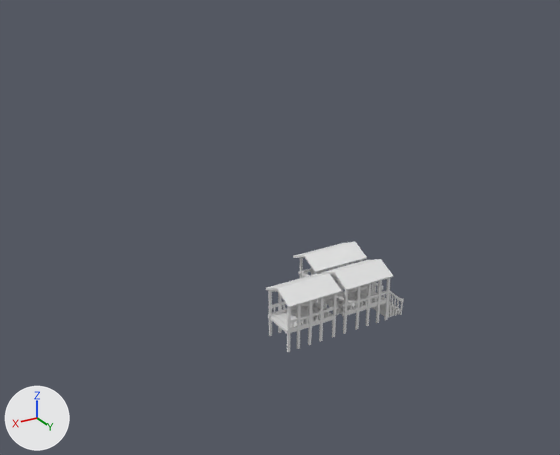
Before and after pictures for a commit that changed the Blender file Hope Was Here/Assets/blender_models/build-1.blend.
Before and after are seen from a camera (50 mm lens) standing at (83.4, 112.3, 74.0) and looking at (27.1, 18.5, 27.1). The lights are fixed; the arrows at lower left show +X, +Y and +Z.

Names of what the first picture shows: 'meshU3D.002', 'meshU3D.003', 'meshU3D.004'.
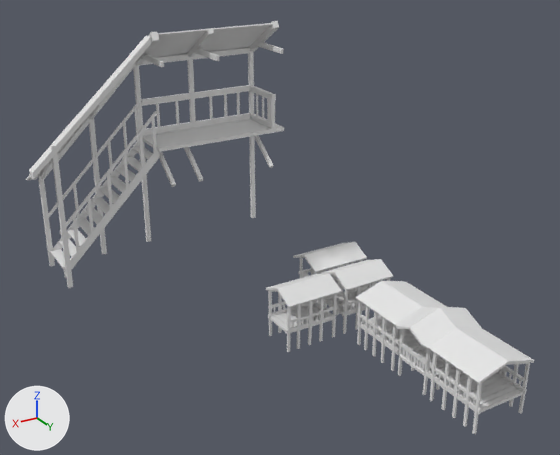
Location of each change, [x1, y1, x2, y2] in pixels of the pictures (560 x 455 px):
'woodPlanks', added: after [26, 21, 284, 288]
    faces in mat_woodplanks_007 (white #e7e7e7): [26, 21, 284, 288]
    faces in mat_roof_01_009 (white #e7e7e7): [149, 23, 272, 57]
'meshU3D.005', added: after [424, 328, 535, 434]
'meshU3D.006', added: after [355, 281, 447, 371]
'meshU3D.001', added: after [396, 307, 481, 395]

What changed in the scene script:
```text
Add mat_woodplanks_007:
    mat_woodplanks_007 = principled_material('woodPlanks.007')
    mat_woodplanks_007.base_color = (0.8, 0.8, 0.8)  # white #e7e7e7
Add mat_roof_01_009:
    mat_roof_01_009 = principled_material('roof_01.009')
    mat_roof_01_009.base_color = (0.8, 0.8, 0.8)  # white #e7e7e7
Add me_geomu3d_005:
    me_geomu3d_005.from_pydata(...)  # 268 vertices, 164 faces; spans x -10.56..0.91, y 0.0..11.28, z -5.7..0.0
Add me_geomu3d_004:
    me_geomu3d_004.from_pydata(...)  # 276 vertices, 169 faces; spans x -9.48..2.69, y -0.08..11.21, z -5.69..0.0
Add me_geomu3d_003:
    me_geomu3d_003.from_pydata(...)  # 406 vertices, 267 faces; spans x -5.63..9.27, y -0.08..12.98, z -4.02..0.0
Add me_woodplanks_007:
    me_woodplanks_007.from_pydata(...)  # 528 vertices, 808 faces; spans x -2.54..2.47, y -0.07..4.21, z 1.62..2.91
    # faces by material slot: [748, 60]
    me_woodplanks_007.materials.append(mat_woodplanks_007)  # white #e7e7e7
    me_woodplanks_007.materials.append(mat_roof_01_009)  # white #e7e7e7
Add ob_meshu3d_006:
    ob_meshu3d_006 = bpy.data.objects.new('meshU3D.006', me_geomu3d_005)
    ob_meshu3d_006.location = (4.8, 26.7, -0.1)
    ob_meshu3d_006.rotation_euler = (1.571, 0.0, 7.854)  # degrees (90, 0, 90)
    _m = ob_meshu3d_006.modifiers.new('Mirror', 'MIRROR')
    _m.use_axis = (False, False, True)
    _m.use_clip = True
Add ob_meshu3d_005:
    ob_meshu3d_005 = bpy.data.objects.new('meshU3D.005', me_geomu3d_004)
    ob_meshu3d_005.location = (4.8, 37.0, 0.0)
    ob_meshu3d_005.rotation_euler = (1.571, 0.0, 4.712)  # degrees (90, 0, 270)
    _m = ob_meshu3d_005.modifiers.new('Mirror', 'MIRROR')
    _m.use_axis = (False, False, True)
    _m.use_clip = True
Add ob_meshu3d_001:
    ob_meshu3d_001 = bpy.data.objects.new('meshU3D.001', me_geomu3d_003)
    ob_meshu3d_001.location = (1.7, 31.4, 0.0)
    ob_meshu3d_001.rotation_euler = (1.571, 0.0, 0.0)  # degrees (90, 0, 0)
    _m = ob_meshu3d_001.modifiers.new('Mirror', 'MIRROR')
    _m.use_axis = (False, False, True)
    _m.use_clip = True
Add ob_woodplanks:
    ob_woodplanks = bpy.data.objects.new('woodPlanks', me_woodplanks_007)
    ob_woodplanks.location = (37.2, 15.8, 16.6)
    ob_woodplanks.rotation_euler = (1.571, 0.0, 0.0)  # degrees (90, 0, 0)
    ob_woodplanks.scale = (9.02, 9.02, 9.02)
```
